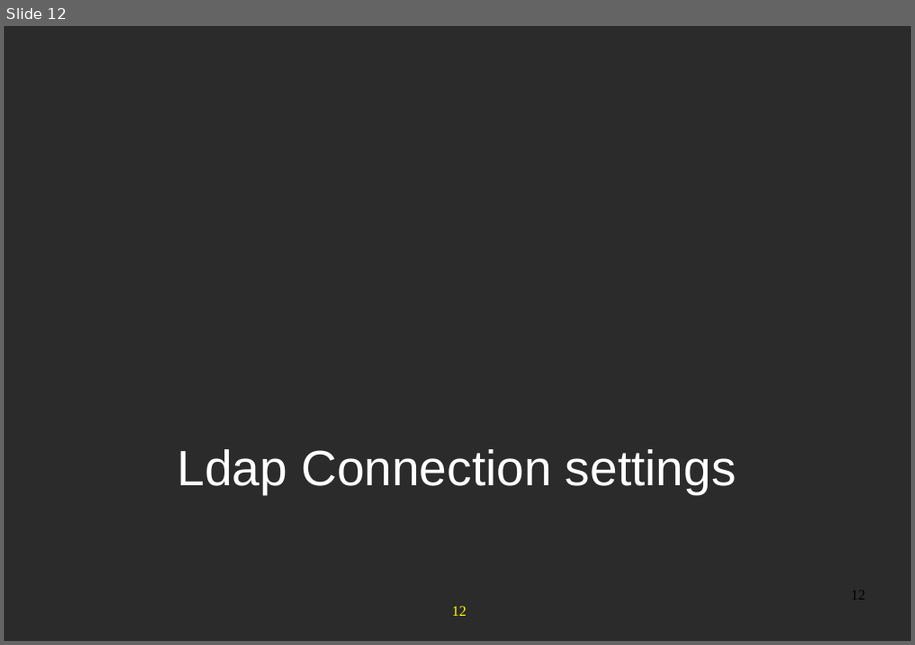
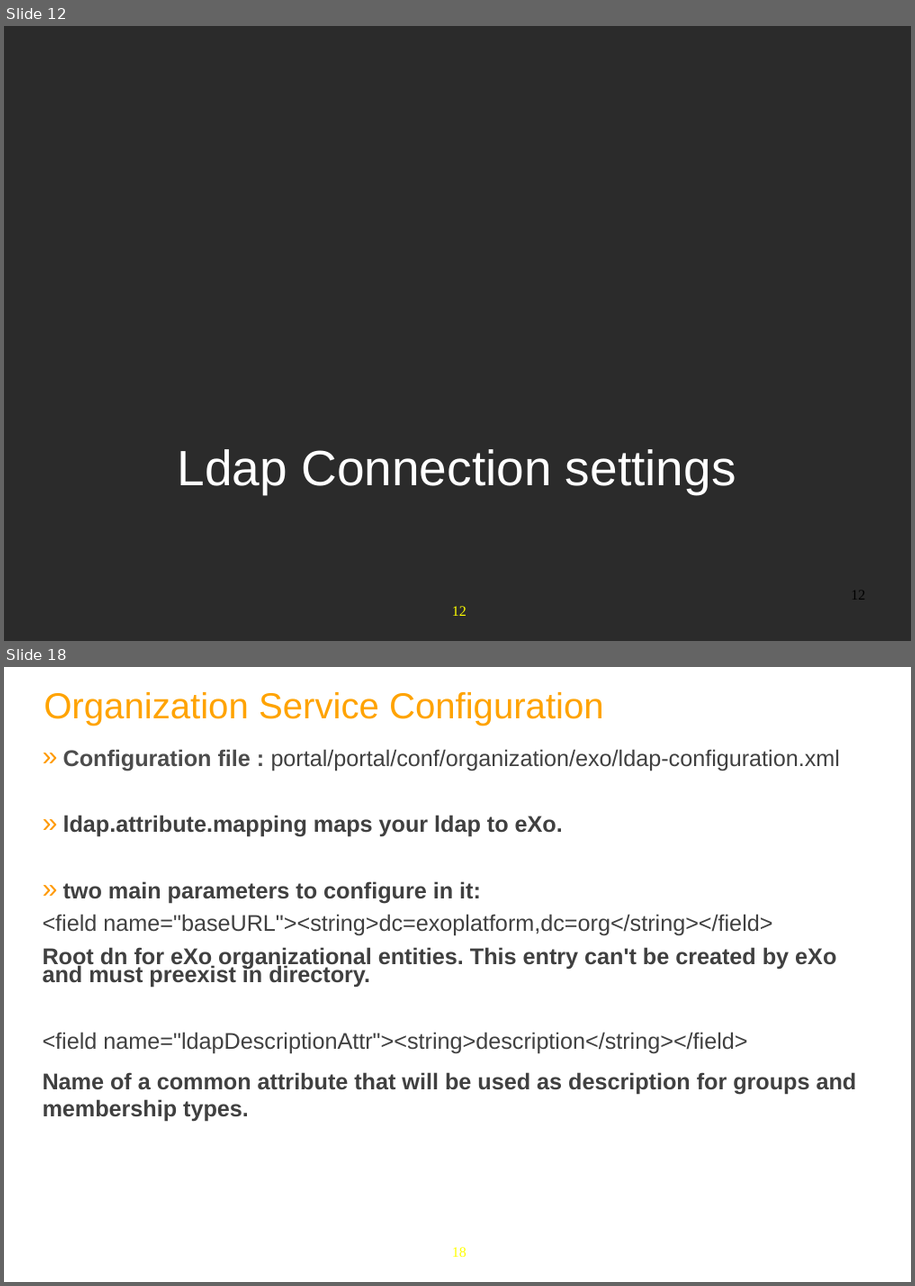
Before and after one commit to anhvurz90/training, a slide deck: exo-sysAdmin/970-LdapConfig-XSys.pptx. Shown one above the other, each under a label of ours: slide 12 before the commit, slides 12 and 18 after it; the slides between them are not shown. The pictures are 915x645 and 915x1286 pixels, drawn with LibreOffice and Linux fonts; fonts in the diff are those of the drawing; background and template pictures are left out; a plain dark background stands for a picture behind light text. Boxes give left, top, right and bottom in pixels: in the first picture for what was removed or moved away, otherwise in the second. Text is boxed around its words. In the diff, an @@ line names an element or a change of style, - is before the commit and + after.

```diff
--- a/exo-sysAdmin/970-LdapConfig-XSys.pptx
+++ b/exo-sysAdmin/970-LdapConfig-XSys.pptx
@@ slide 18 added at [4,667,911,1282], background #FFFFFF; not listed: 1 template element that a slide beside it also shows @@
@@ title added at [44,692,604,725], 35 pt, text #FFA300 @@
+Organization Service Configuration
@@ text added at [43,749,857,1121], 22 pt, text #404040, bold @@
+  » Configuration file : portal/portal/conf/organization/exo/ldap-configuration.xml
+» ldap.attribute.mapping maps your ldap to eXo.
+» two main parameters to configure in it:
+<field name="baseURL"><string>dc=exoplatform,dc=org</string></field>
+Root dn for eXo organizational entities. This entry can't be created by eXo and must preexist in directory.
+<field name="ldapDescriptionAttr"><string>description</string></field>
+Name of a common attribute that will be used as description for groups and membership types.
```
Also in this commit, not shown: 2 slides changed, 17 other slides added.
